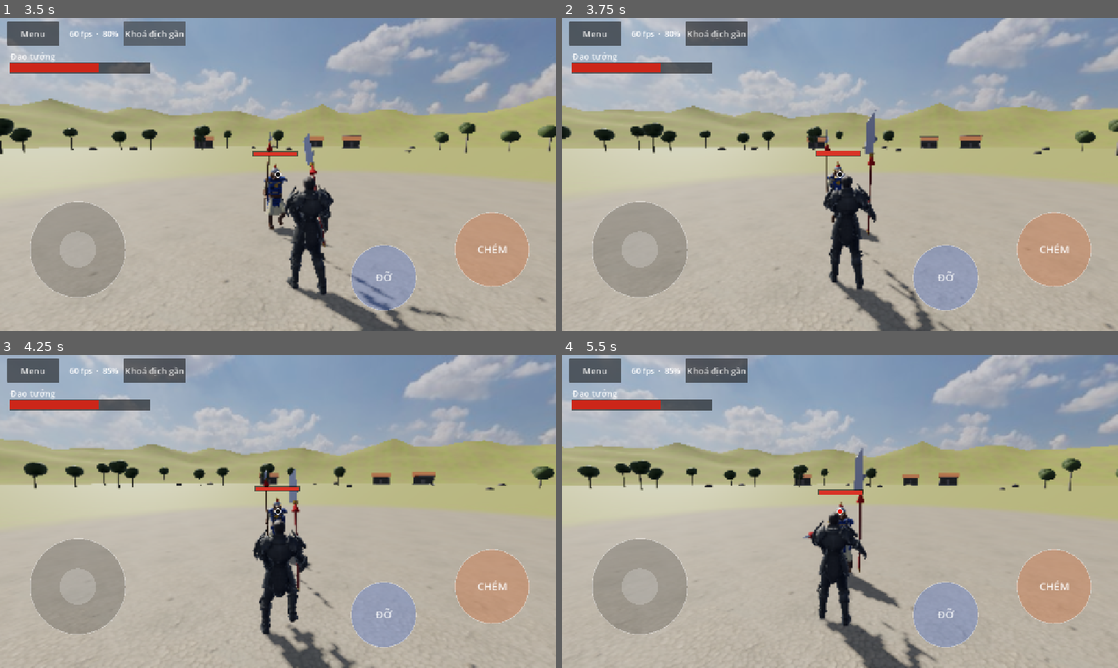
Above: before the commit, frames 1-4 (two rows, left to right).
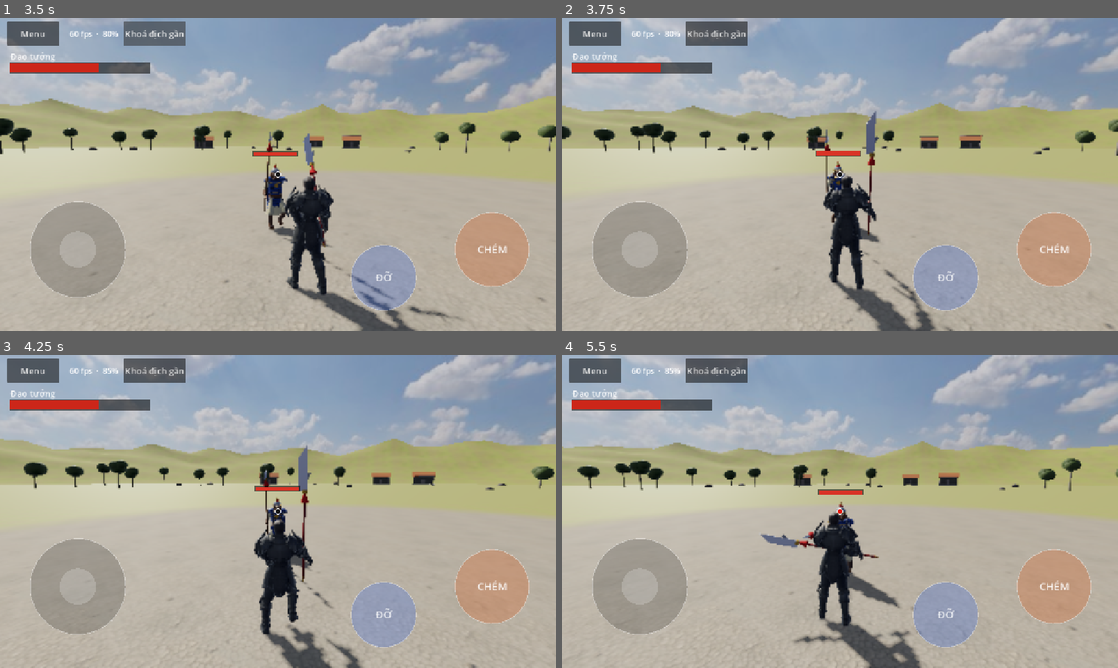
Above: after the commit, the same moments.

Repository: quanace11/MountBladeMobile
Game: Godot game, scene res://scenes/match.tscn
The game is run twice, just before and just after one commit, with the same random seed, the same clock (stepped at 60 frames per second) and the same inputs. This scene is started directly instead of the project's main scene.
Inputs (mouse positions are in pixels of both pictures, inside the frame that each line leads up to):
- Up to frame 1 (3.5 s): click "Tự xoay" at 0.5 s; click "Khoá địch gần" at 1.25 s; click "Tự chỉnh" at 2 s; click "Tự xoay" at 2.75 s
- Up to frame 2 (3.75 s): move the mouse to (962, 158) at 3.52 s; hold Right from 3.53 s (still down); tap I at 3.6 s; click (962, 158) at 3.67 s
- Up to frame 3 (4.25 s): keep holding Right; tap Space at 3.77 s
- Up to frame 4 (5.5 s): release Right at 4.25 s; drag from (728, 527) to (812, 574) at 4.27 s; move the mouse to (895, 442) at 5.02 s; hold Right from 5.03 s (still down); tap J at 5.1 s

Frame 1 is identical in both runs. In frame 2, 0.1% of the frame differs, in the area x 48-70%, y 29-99%; in frame 3, 1.1%; in frame 4, 1.4%, in the area x 35-68%, y 29-100%.

Commit message:
Đỡ nhạy hơn: tự đỡ đúng hướng, giơ đỡ được ngay sau khi chém
- Tuỳ chọn Tự đỡ đúng hướng (mặc định bật, như Block direction: Automatic
  của Bannerlord): giữ ĐỠ là giơ đỡ về phía đòn của địch gần nhất đang chém mình.
- Đang thu vũ khí hoặc vũ khí vừa bị đỡ dội lại thì vẫn giơ đỡ được ngay;
  trước đây lệnh đỡ bị bỏ qua tới khi rảnh tay.
- Tay giơ lên thế đỡ nhanh gần gấp đôi.

Co-Authored-By: Claude Opus 5.5 <noreply@anthropic.com>
Claude-Session: https://claude.ai/code/session_01QffKCiTfakvzQeGmkV1Yqv

Diff:
--- a/src/core/match_runner.gd
+++ b/src/core/match_runner.gd
@@ -106,6 +106,7 @@
 	touch.combat.scheme = p.block_scheme
 	player_src.free_aim = p.free_aim
 	player_src.aim_assist = p.aim_assist
+	player_src.auto_block = p.auto_block
 
 
 func _process(delta: float) -> void:
--- a/src/data/control_prefs.gd
+++ b/src/data/control_prefs.gd
@@ -18,8 +18,11 @@
 var button_scale := 1.0
 ## Đang chém mà có địch gần tâm ngắm thì tự quay nhẹ về phía địch đó.
 var aim_assist := false
+## Tự đỡ đúng hướng (như tuỳ chọn "Block direction: Automatic" của Bannerlord): giữ nút ĐỠ là
+## giơ đỡ về phía đòn đang tới, không cần kéo chọn hướng.
+var auto_block := true
 
-const KEYS := ["free_aim", "attack_button", "block_scheme", "look_sensitivity", "camera_distance", "button_scale", "aim_assist"]
+const KEYS := ["free_aim", "attack_button", "block_scheme", "look_sensitivity", "camera_distance", "button_scale", "aim_assist", "auto_block"]
 
 
 static func preset(mode: int) -> ControlPrefs:
--- a/src/input/player_command_source.gd
+++ b/src/input/player_command_source.gd
@@ -10,6 +10,8 @@
 var free_aim := true
 ## Đang chém mà có địch gần tâm ngắm thì quay nhẹ về phía địch đó.
 var aim_assist := false
+## Giữ ĐỠ thì tự giơ đỡ về phía đòn của địch đang chém mình.
+var auto_block := true
 ## Trợ ngắm: chỉ hút về địch nằm trong góc này quanh tâm ngắm (độ).
 const ASSIST_HALF_ANGLE_DEG := 35.0
 
@@ -38,6 +40,10 @@
 	c.block_dir = touch.block_dir()
 	if c.block_dir == Dir.NONE:
 		c.block_dir = keyboard.block_dir()
+	if auto_block and c.block_dir != Dir.NONE:
+		var incoming := _incoming_block_dir(state)
+		if incoming != Dir.NONE:
+			c.block_dir = incoming
 
 	var key_dir := keyboard.attack_dir()
 	var released := touch.consume_release()
@@ -72,3 +78,25 @@
 			continue
 		best_d = d
 		c.face_yaw = FighterState.yaw_from_direction(to / d)
+
+
+## Hướng cần đỡ đòn của địch gần nhất đang gồng hoặc đang chém về phía mình; NONE nếu không có.
+func _incoming_block_dir(state: MatchState) -> int:
+	var me := state.get_fighter(fighter_id)
+	if me == null:
+		return Dir.NONE
+	var best: FighterState = null
+	var best_d := INF
+	for o in state.fighters:
+		if o.team == me.team or not o.is_alive() or o.attack_dir == Dir.NONE:
+			continue
+		if o.state != FighterState.State.WINDUP and o.state != FighterState.State.RELEASE:
+			continue
+		var d := o.pos.distance_to(me.pos)
+		# Chỉ tính địch đang quay về phía mình và đủ gần để đòn tới.
+		if d > o.def.weapon.reach + 1.5 or CombatResolver.angle_to(o, me.pos) > deg_to_rad(70.0):
+			continue
+		if d < best_d:
+			best_d = d
+			best = o
+	return CombatResolver.required_block_dir(best, me) if best else Dir.NONE
--- a/src/sim/fighter/fighter_sim.gd
+++ b/src/sim/fighter/fighter_sim.gd
@@ -29,6 +29,13 @@
 					events.append({"type": &"no_stamina", "id": f.id})
 				f.buffered_attack_dir = Dir.NONE
 		S.RELEASE, S.RECOVERY, S.STAGGER, S.DODGE:
+			# Như Bannerlord: đang thu vũ khí hoặc vũ khí vừa bị đỡ dội lại thì vẫn giơ đỡ được ngay.
+			# Bị chém trúng (khựng thật), đang chém, đang lăn thì phải chờ.
+			if cmd.block_dir != Dir.NONE and (f.state == S.RECOVERY or (f.state == S.STAGGER and f.recoil)):
+				f.attack_dir = Dir.NONE
+				f.buffered_attack_dir = Dir.NONE
+				_start_block(f, cmd.block_dir, tick)
+				return
 			# Bấm chém sớm khi đang bận: nhớ lệnh để chém ngay khi rảnh. Đang chém, đang thu thì
 			# luôn nhớ (chém liên hoàn); đang khựng, đang lăn thì chỉ nhớ khi sắp hết.
 			if cmd.attack_release and cmd.attack_dir != Dir.NONE:
--- a/src/ui/main_menu.gd
+++ b/src/ui/main_menu.gd
@@ -82,6 +82,8 @@
 		func(id): c.block_scheme = int(String(id)))
 	_row(_custom_box, "Trợ ngắm", {&"1": "Bật", &"0": "Tắt"}, &"1" if c.aim_assist else &"0",
 		func(id): c.aim_assist = id == &"1", [&"1", &"0"])
+	_row(_custom_box, "Tự đỡ đúng hướng", {&"1": "Bật", &"0": "Tắt"}, &"1" if c.auto_block else &"0",
+		func(id): c.auto_block = id == &"1", [&"1", &"0"])
 	_slider(_custom_box, "Độ nhạy xoay", 0.4, 2.5, 0.1, c.look_sensitivity, "x%.1f", func(v): c.look_sensitivity = v)
 	_slider(_custom_box, "Camera xa", 2.5, 6.0, 0.1, c.camera_distance, "%.1f m", func(v): c.camera_distance = v)
 	_slider(_custom_box, "Cỡ nút", 0.7, 1.4, 0.05, c.button_scale, "x%.2f", func(v): c.button_scale = v)
--- a/src/view/fighter_view.gd
+++ b/src/view/fighter_view.gd
@@ -371,7 +371,7 @@
 			pose = PoseSet.pose_name("strike", cur.attack_dir) if cur.state_ticks < 3 else "idle"
 		S.BLOCK:
 			pose = PoseSet.pose_name("block", cur.block_dir)
-			speed *= 1.6
+			speed *= 2.8
 		S.STAGGER:
 			if cur.recoil:
 				# Đòn bị đỡ: vũ khí dội ngược về phía vừa vung tới, người không ngả như bị trúng.
--- a/tests/test_mb_rules.gd
+++ b/tests/test_mb_rules.gd
@@ -100,3 +100,27 @@
 	c = bot.get_command(sim.state)
 	check(c.move.x != 0.0, "bot vòng sang bên tìm chỗ trống")
 	var _unused := [hero, front]
+
+
+func test_can_block_right_after_own_attack() -> void:
+	var sim := make_sim()
+	var ids := face_off(sim, "dao_tuong", "dao_tuong", 5.0)
+	var a := sim.state.get_fighter(ids[0])
+	for t in 40:
+		sim.step({ids[0]: cmd(Dir.UP, t == 0)})
+		if a.state == FighterState.State.RECOVERY:
+			break
+	check_eq(a.state, FighterState.State.RECOVERY, "đang thu đao sau cú chém hụt")
+	sim.step({ids[0]: cmd(Dir.NONE, false, Dir.LEFT)})
+	check_eq(a.state, FighterState.State.BLOCK, "đang thu đao vẫn giơ đỡ được ngay")
+
+
+func test_auto_block_faces_incoming_attack() -> void:
+	var sim := make_sim()
+	var ids := face_off(sim, "dao_tuong", "dao_tuong", 1.6)
+	var src := PlayerCommandSource.new(null, func(): return 0.0)
+	src.fighter_id = ids[1]
+	check_eq(src._incoming_block_dir(sim.state), Dir.NONE, "chưa ai chém thì không tự chọn hướng")
+	sim.step({ids[0]: cmd(Dir.RIGHT, false)})
+	var want := CombatResolver.required_block_dir(sim.state.get_fighter(ids[0]), sim.state.get_fighter(ids[1]))
+	check_eq(src._incoming_block_dir(sim.state), want, "địch gồng chém ngang thì tự đỡ đúng bên")
Not shown, changed: README.md
